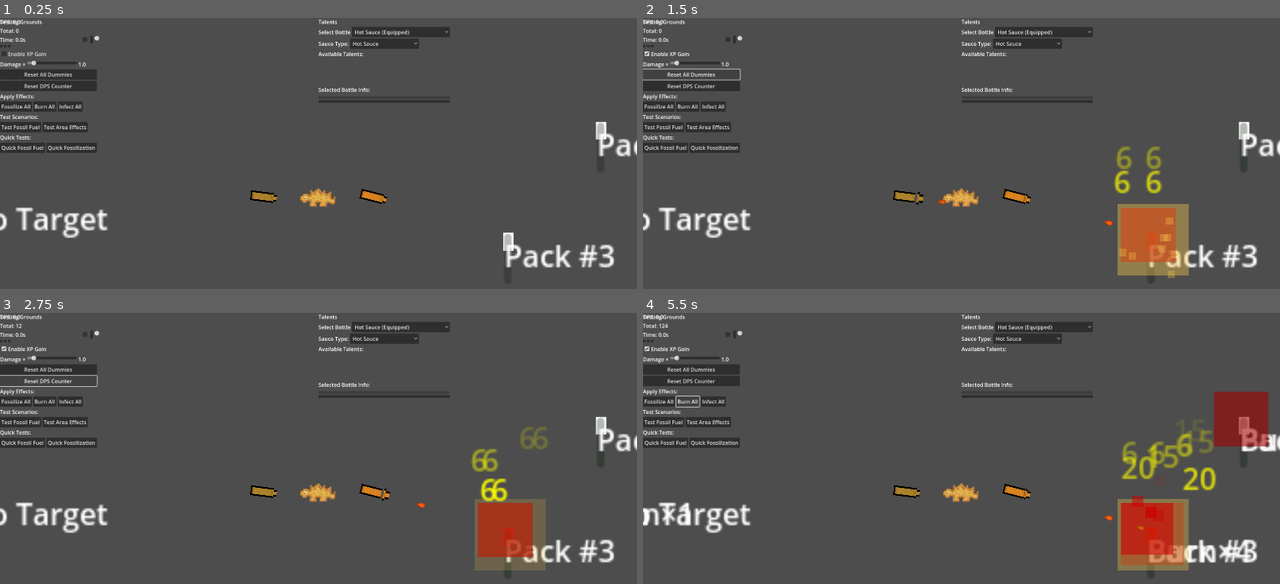
Above: before the commit, frames 1-4 (two rows, left to right).
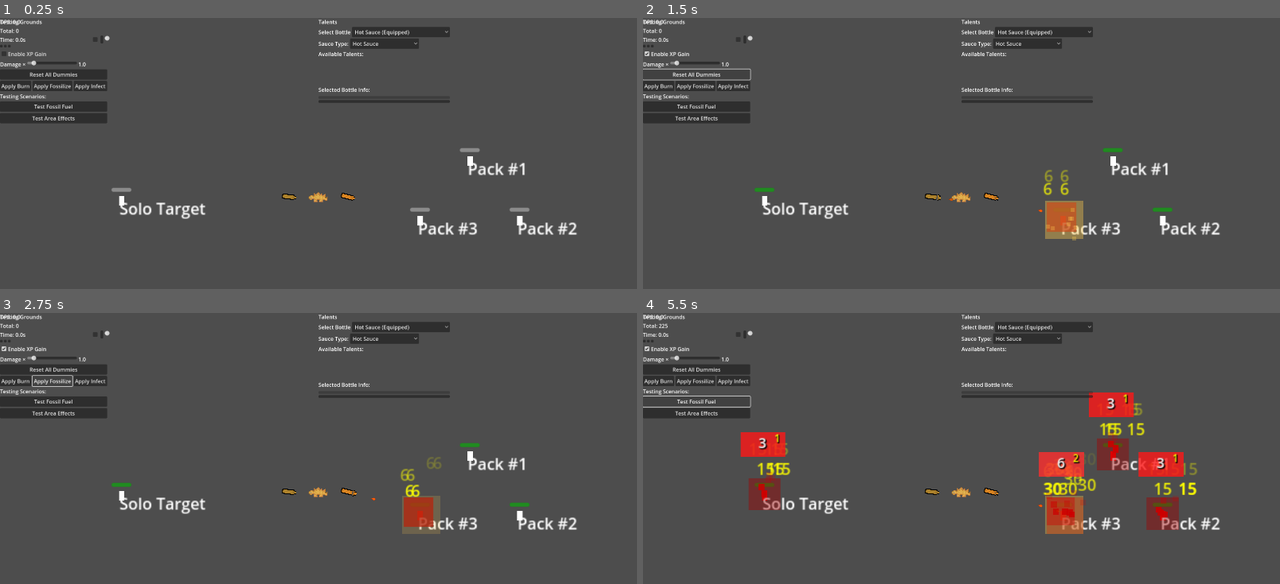
Above: after the commit, the same moments.

Repository: DadImScared/nuggs-and-zuggs-revamped
Game: Godot game, scene res://Scenes/TestingGrounds/testing_grounds.tscn
The game is run twice, just before and just after one commit, with the same random seed, the same clock (stepped at 60 frames per second) and the same inputs. This scene is started directly instead of the project's main scene.
Inputs (mouse positions are in pixels of both pictures, inside the frame that each line leads up to):
- Up to frame 1 (0.25 s): no input
- Up to frame 2 (1.5 s): click "Enable XP Gain" at 0.5 s; click "Reset All Dummies" at 1.25 s
- Up to frame 3 (2.75 s): click (50, 380) at 2 s, where only the run before the commit has a clickable "Reset DPS Counter"
- Up to frame 4 (5.5 s): click (655, 380) at 2.75 s, where only the run after the commit has a clickable "Apply Burn"; click (655, 402) at 3.5 s, where only the run before the commit has a clickable "Fossilize All"; click (693, 380) at 4.25 s, where only the run after the commit has a clickable "Apply Fossilize"; click (687, 402) at 5 s, where only the run before the commit has a clickable "Burn All"

The runs differ from the first frame. In frame 1, 6.1% of the frame differs, in the area x 0-100%, y 6-93%; in frame 2, 9.8%; in frame 3, 9.9%; in frame 4, 16%, in the area x 0-100%, y 3-96%.
Error before the commit: Invalid call. Nonexistent function 'has' in base 'Node (effects_manager.gd)'. (res://Scenes/TestingGrounds/training_dummy.gd:297)
Error after the commit: Invalid call. Nonexistent function 'has' in base 'Node (effects_manager.gd)'. (res://Scenes/TestingGrounds/training_dummy.gd:475)

Commit message:
fix testing grounds zoom

Diff:
--- a/Scenes/TestingGrounds/testing_grounds.gd
+++ b/Scenes/TestingGrounds/testing_grounds.gd
@@ -19,9 +19,29 @@
 var dps_update_interval: float = 0.1  # Update 10x per second
 
 func _ready():
+	setup_testing_camera()
 	setup_testing_dummies()
 	setup_ui_controls()
 	print("🎯 Testing Grounds ready!")
+
+func setup_testing_camera():
+	"""Setup dedicated testing camera with better zoom"""
+	# Disable player camera for testing
+	var player = get_node("Player")
+	if player:
+		var player_camera = player.get_node("Camera2D")
+		if player_camera:
+			player_camera.enabled = false
+
+	# Create testing camera
+	var testing_camera = Camera2D.new()
+	testing_camera.name = "TestingCamera"
+	testing_camera.zoom = Vector2(3.0, 3.0)
+	testing_camera.enabled = true
+	add_child(testing_camera)
+	testing_camera.make_current()
+
+	print("📷 Testing camera activated (zoomed out for better view)")
 
 func setup_testing_dummies():
 	"""Create training dummies in testing formation"""
@@ -86,10 +106,11 @@
 	var damage_value_label = Label.new()
 	damage_value_label.text = "1.0"
 	damage_container.add_child(damage_value_label)
+
+	# Store reference for updating
+	damage_slider.value_changed.connect(func(value): damage_value_label.text = "%.1f" % value)
+
 	testing_panel.add_child(damage_container)
-
-	# Store reference for updating
-	damage_slider.set_meta("value_label", damage_value_label)
 
 	# Reset button
 	var reset_button = Button.new()
@@ -97,74 +118,79 @@
 	reset_button.pressed.connect(_on_reset_all_dummies)
 	testing_panel.add_child(reset_button)
 
-	# DPS Reset button
-	var dps_reset_button = Button.new()
-	dps_reset_button.text = "Reset DPS Counter"
-	dps_reset_button.pressed.connect(_on_reset_dps)
-	testing_panel.add_child(dps_reset_button)
-
-	# Manual effect buttons
-	var effects_label = Label.new()
-	effects_label.text = "Apply Effects:"
-	testing_panel.add_child(effects_label)
-
-	var effects_container = HBoxContainer.new()
-
-	var fossil_button = Button.new()
-	fossil_button.text = "Fossilize All"
-	fossil_button.pressed.connect(func(): _apply_effect_to_all("fossilize"))
-	effects_container.add_child(fossil_button)
+	# Effect testing buttons
+	var effect_container = HBoxContainer.new()
 
 	var burn_button = Button.new()
-	burn_button.text = "Burn All"
-	burn_button.pressed.connect(func(): _apply_effect_to_all("burn"))
-	effects_container.add_child(burn_button)
+	burn_button.text = "Apply Burn"
+	burn_button.pressed.connect(func(): _apply_effect_to_all("burn", 3))
+	effect_container.add_child(burn_button)
+
+	var fossilize_button = Button.new()
+	fossilize_button.text = "Apply Fossilize"
+	fossilize_button.pressed.connect(func(): _apply_effect_to_all("fossilize", 2))
+	effect_container.add_child(fossilize_button)
 
 	var infect_button = Button.new()
-	infect_button.text = "Infect All"
-	infect_button.pressed.connect(func(): _apply_effect_to_all("infect"))
-	effects_container.add_child(infect_button)
-
-	testing_panel.add_child(effects_container)
+	infect_button.text = "Apply Infect"
+	infect_button.pressed.connect(func(): _apply_effect_to_all("infect", 4))
+	effect_container.add_child(infect_button)
+
+	testing_panel.add_child(effect_container)
 
 	# Testing scenario buttons
-	var scenarios_label = Label.new()
-	scenarios_label.text = "Test Scenarios:"
-	testing_panel.add_child(scenarios_label)
-
-	var scenarios_container = HBoxContainer.new()
+	var scenario_container = VBoxContainer.new()
+	var scenario_label = Label.new()
+	scenario_label.text = "Testing Scenarios:"
+	scenario_container.add_child(scenario_label)
 
 	var fossil_fuel_button = Button.new()
 	fossil_fuel_button.text = "Test Fossil Fuel"
-	fossil_fuel_button.pressed.connect(_test_fossil_fuel_scenario)
-	scenarios_container.add_child(fossil_fuel_button)
-
-	var area_test_button = Button.new()
-	area_test_button.text = "Test Area Effects"
-	area_test_button.pressed.connect(_test_area_effects_scenario)
-	scenarios_container.add_child(area_test_button)
-
-	testing_panel.add_child(scenarios_container)
-
-	# Add quick test buttons that use the talent panel
-	var quick_tests_label = Label.new()
-	quick_tests_label.text = "Quick Tests:"
-	testing_panel.add_child(quick_tests_label)
-
-	var quick_tests_container = HBoxContainer.new()
-
-	var fossil_fuel_quick = Button.new()
-	fossil_fuel_quick.text = "Quick Fossil Fuel"
-	fossil_fuel_quick.pressed.connect(_quick_fossil_fuel_test)
-	quick_tests_container.add_child(fossil_fuel_quick)
-
-	var fossilization_quick = Button.new()
-	fossilization_quick.text = "Quick Fossilization"
-	fossilization_quick.pressed.connect(_quick_fossilization_test)
-	quick_tests_container.add_child(fossilization_quick)
-
-	testing_panel.add_child(quick_tests_container)
-
+	fossil_fuel_button.pressed.connect(_test_complete_fossil_fuel_scenario)
+	scenario_container.add_child(fossil_fuel_button)
+
+	var area_effects_button = Button.new()
+	area_effects_button.text = "Test Area Effects"
+	area_effects_button.pressed.connect(_test_area_effects_scenario)
+	scenario_container.add_child(area_effects_button)
+
+	testing_panel.add_child(scenario_container)
+
+# Event handlers
+func _on_xp_toggle(enabled: bool):
+	"""Toggle XP gain for all dummies"""
+	for dummy in all_dummies:
+		dummy.xp_enabled = enabled
+	print("🎓 XP gain %s for all dummies" % ("enabled" if enabled else "disabled"))
+
+func _on_damage_multiplier_changed(value: float):
+	"""Change damage multiplier for all dummies"""
+	for dummy in all_dummies:
+		dummy.damage_multiplier = value
+	print("⚔️ Damage multiplier set to %.1fx" % value)
+
+func _on_reset_all_dummies():
+	"""Reset all dummies to full health and clear effects"""
+	for dummy in all_dummies:
+		dummy.reset_dummy()
+	print("🔄 All dummies reset")
+
+func _apply_effect_to_all(effect_name: String, stacks: int):
+	"""Apply an effect to all dummies for testing"""
+	for dummy in all_dummies:
+		dummy.apply_manual_effect(effect_name, stacks)
+	print("🧪 Applied %dx %s to all dummies" % [stacks, effect_name])
+
+func _on_dummy_damage_dealt(amount: float, source: String):
+	"""Handle damage dealt signal from dummies"""
+	# This gets called whenever any dummy takes damage
+	# Used for aggregate DPS tracking if needed
+
+func _on_talent_applied(talent_name: String, bottle_name: String):
+	"""Handle talent application from talent panel"""
+	print("✨ Talent applied: %s to %s" % [talent_name, bottle_name])
+
+# DPS Display Updates
 func _process(delta: float):
 	"""Update DPS display"""
 	dps_update_timer += delta
@@ -175,103 +201,48 @@
 
 func _update_dps_display():
 	"""Update the DPS display with current stats"""
-	var total_dps: float = 0.0
-	var total_damage: float = 0.0
-	var max_time: float = 0.0
-
-	# Aggregate stats from all dummies
-	for dummy in all_dummies:
-		var stats = dummy.get_damage_stats()
-		total_dps += stats.dps
-		total_damage += stats.total_damage
-		max_time = max(max_time, stats.elapsed_time)
-
-	# Update labels
+	if not solo_dummy or not is_instance_valid(solo_dummy):
+		return
+
+	var stats = solo_dummy.get_damage_stats()
+
 	if dps_label:
-		dps_label.text = "DPS: %.1f" % total_dps
+		dps_label.text = "DPS: %.1f" % stats.dps
+
 	if total_damage_label:
-		total_damage_label.text = "Total: %.0f" % total_damage
+		total_damage_label.text = "Total: %.0f" % stats.total_damage
+
 	if time_label:
-		time_label.text = "Time: %.1fs" % max_time
-
-# Event handlers
-func _on_xp_toggle(enabled: bool):
-	"""Toggle XP gain for all dummies"""
-	for dummy in all_dummies:
-		dummy.xp_enabled = enabled
-	print("🎯 XP gain %s" % ("enabled" if enabled else "disabled"))
-
-func _on_damage_multiplier_changed(value: float):
-	"""Change damage multiplier for all dummies"""
-	for dummy in all_dummies:
-		dummy.damage_multiplier = value
-
-	# Update the value label
-	var slider = get_viewport().gui_get_focus_owner()
-	if slider and slider.has_meta("value_label"):
-		var label = slider.get_meta("value_label")
-		label.text = "%.1f" % value
-
-	print("⚔️ Damage multiplier set to %.1fx" % value)
-
-func _on_reset_all_dummies():
-	"""Reset all dummies to full health"""
-	for dummy in all_dummies:
-		dummy.reset_dummy()
-	print("🔄 All dummies reset")
-
-func _on_reset_dps():
-	"""Reset DPS tracking for all dummies"""
-	for dummy in all_dummies:
-		dummy.total_damage_taken = 0.0
-		dummy.damage_start_time = 0.0
-		dummy.last_damage_time = 0.0
-		dummy.damage_sources.clear()
-	print("📊 DPS counters reset")
-
-func _on_dummy_damage_dealt(amount: float, source: String):
-	"""Handle damage dealt to any dummy"""
-	# This is called whenever any dummy takes damage
-	# DPS display is updated in _process()
-	pass
-
-func _apply_effect_to_all(effect_name: String):
-	"""Apply an effect to all dummies"""
-	for dummy in all_dummies:
-		dummy.apply_manual_effect(effect_name, 1)
-	print("🧪 Applied %s to all dummies" % effect_name)
-
-# Talent Panel Integration
-func _on_talent_applied(bottle: ImprovedBaseSauceBottle, talent: Talent):
-	"""Handle talent application from the talent panel"""
-	print("🎨 Talent '%s' applied to %s" % [talent.talent_name, bottle.sauce_data.sauce_name])
-
-	# Update any displays that show bottle info
-	_update_bottle_displays()
-
-func _update_bottle_displays():
-	"""Update any displays that show current bottle states"""
-	# Refresh talent panel bottle list
-	if talent_panel:
-		talent_panel.refresh_bottle_list()
-
-func _quick_fossil_fuel_test():
-	"""Quick test for fossil fuel functionality"""
-	if talent_panel and talent_panel.quick_test_fossil_fuel():
-		print("🔥 Fossil Fuel applied! Now test on fossilized enemies.")
-		# Apply fossilization to solo dummy for immediate testing
-		if solo_dummy:
-			solo_dummy.apply_manual_effect("fossilize", 1)
-			print("🔶 Solo dummy fossilized for testing")
+		time_label.text = "Time: %.1fs" % stats.elapsed_time
+
+# Talent testing functions
+func _test_fossil_fuel_talent():
+	"""Test applying Fossil Fuel talent"""
+	print("🧪 Testing Fossil Fuel talent application...")
+
+	if talent_panel and talent_panel.has_method("apply_talent_to_bottle"):
+		var success = talent_panel.apply_talent_to_bottle("Fossil Fuel", "Hot Sauce")
+		if success:
+			print("✅ Fossil Fuel applied to Hot Sauce bottle")
+			print("🔬 Now apply fossilization to dummy, then test burn damage")
+			print("💡 Should see 2x burn damage on fossilized targets")
+		else:
+			print("❌ Could not apply Fossil Fuel talent")
 	else:
-		print("❌ Could not apply Fossil Fuel (need Hot Sauce bottle)")
-
-func _quick_fossilization_test():
-	"""Quick test for fossilization functionality"""
-	if talent_panel and talent_panel.quick_test_fossilization():
-		print("🔶 Fossilization talent applied! Test on dummies.")
-	else:
-		print("❌ Could not apply fossilization talent (need Apple Butter bottle)")
+		print("❌ Talent panel not available for testing")
+
+func _test_fossilization_talent():
+	"""Test applying Fossilization talent"""
+	print("🧪 Testing Fossilization talent application...")
+
+	if talent_panel and talent_panel.has_method("apply_talent_to_bottle"):
+		var success = talent_panel.apply_talent_to_bottle("Fossilization", "Apple Butter")
+		if success:
+			print("✅ Fossilization applied to Apple Butter bottle")
+			print("🔬 Apple Butter projectiles should now fossilize targets on hit")
+			print("💡 Test on dummies.")
+		else:
+			print("❌ Could not apply fossilization talent (need Apple Butter bottle)")
 
 # Testing scenarios
 func _test_fossil_fuel_scenario():
--- a/Scenes/TestingGrounds/training_dummy.gd
+++ b/Scenes/TestingGrounds/training_dummy.gd
@@ -8,7 +8,7 @@
 
 # Dummy properties
 var dummy_name: String = "Training Dummy"
-var max_health: float = 1000.0
+var max_health: float = 10000.0
 var health: float = 1000.0
 var base_speed: float = 0.0  # Stationary
 var move_speed: float = 0.0
@@ -24,6 +24,10 @@
 var stacking_effects: Dictionary = {}
 var damage_sources: Dictionary = {}
 
+# Stack indicator system
+var stack_indicator_container: Control
+var stack_indicators: Dictionary = {}  # Track individual stack displays
+
 # DPS tracking
 var total_damage_taken: float = 0.0
 var damage_start_time: float = 0.0
@@ -35,6 +39,7 @@
 
 func _ready():
 	setup_dummy()
+	_setup_stack_indicator()
 	add_to_group("enemies")  # So bottles can target this
 	add_to_group("training_dummies")
 
@@ -54,6 +59,17 @@
 		health_bar.value = health
 
 	print("🎯 %s ready for testing" % dummy_name)
+
+func _setup_stack_indicator():
+	"""Create the stack indicator UI container"""
+	# Create container for stack indicators
+	stack_indicator_container = Control.new()
+	stack_indicator_container.name = "StackIndicatorContainer"
+	add_child(stack_indicator_container)
+
+	# Position above the enemy (adjust Y offset as needed)
+	stack_indicator_container.position = Vector2(0, -60)
+	stack_indicator_container.z_index = 10  # Above other UI elements
 
 # Combat interface (matches real enemies)
 func take_damage_from_source(damage_amount: float, source_bottle_id: String):
@@ -224,7 +240,8 @@
 	if callbacks.has("immediate_effect"):
 		callbacks.immediate_effect.call()
 
-	_update_effect_display()
+	# Update stack indicator instead of text display
+	_update_stack_indicator(effect_name)
 
 	# Emit signal
 	var stack_count = get_total_stack_count(effect_name)
@@ -248,21 +265,176 @@
 		total += stack.value
 	return total
 
+func _get_contributing_bottles(effect_name: String) -> Array:
+	"""Get unique bottle IDs contributing to this effect"""
+	if not stacking_effects.has(effect_name):
+		return []
+
+	var unique_bottles = []
+	for stack in stacking_effects[effect_name]:
+		if not unique_bottles.has(stack.source_id):
+			unique_bottles.append(stack.source_id)
+
+	return unique_bottles
+
+# === STACK INDICATOR SYSTEM ===
+
+func _update_stack_indicator(effect_name: String):
+	"""Update or create stack indicator for a specific effect"""
+	var total_stacks = get_total_stack_count(effect_name)
+	var contributing_bottles = len(_get_contributing_bottles(effect_name))
+
+	if total_stacks > 0:
+		_create_or_update_stack_display(effect_name, total_stacks, contributing_bottles)
+	else:
+		_remove_stack_display(effect_name)
+
+	# Reposition all indicators
+	_reposition_stack_indicators()
+
+func _create_or_update_stack_display(effect_name: String, total_stacks: int, bottle_count: int):
+	"""Create or update the visual display for a stack type"""
+	var indicator_key = effect_name
+
+	# Create new indicator if it doesn't exist
+	if not stack_indicators.has(indicator_key):
+		var stack_display = _create_stack_display_node(effect_name)
+		stack_indicator_container.add_child(stack_display)
+		stack_indicators[indicator_key] = stack_display
+
+	var display_node = stack_indicators[indicator_key]
+
+	# Update the display
+	_update_stack_display_content(display_node, effect_name, total_stacks, bottle_count)
+
+func _create_stack_display_node(effect_name: String) -> Control:
+	"""Create the visual node for a stack indicator"""
+	var container = Control.new()
+	container.name = effect_name + "_indicator"
+
+	# Background panel
+	var bg_panel = ColorRect.new()
+	bg_panel.name = "Background"
+	bg_panel.size = Vector2(45, 25)
+	bg_panel.color = _get_effect_color(effect_name)
+	bg_panel.modulate.a = 0.8
+	container.add_child(bg_panel)
+
+	# Stack count label
+	var stack_label = Label.new()
+	stack_label.name = "StackLabel"
+	stack_label.text = "0"
+	stack_label.add_theme_font_size_override("font_size", 14)
+	stack_label.add_theme_color_override("font_color", Color.WHITE)
+	stack_label.add_theme_color_override("font_shadow_color", Color.BLACK)
+	stack_label.add_theme_constant_override("shadow_offset_x", 1)
+	stack_label.add_theme_constant_override("shadow_offset_y", 1)
+	stack_label.horizontal_alignment = HORIZONTAL_ALIGNMENT_CENTER
+	stack_label.vertical_alignment = VERTICAL_ALIGNMENT_CENTER
+	stack_label.size = Vector2(45, 20)
+	container.add_child(stack_label)
+
+	# Bottle count label (small, top-right)
+	var bottle_label = Label.new()
+	bottle_label.name = "BottleLabel"
+	bottle_label.text = "1"
+	bottle_label.add_theme_font_size_override("font_size", 10)
+	bottle_label.add_theme_color_override("font_color", Color.YELLOW)
+	bottle_label.add_theme_color_override("font_shadow_color", Color.BLACK)
+	bottle_label.add_theme_constant_override("shadow_offset_x", 1)
+	bottle_label.add_theme_constant_override("shadow_offset_y", 1)
+	bottle_label.horizontal_alignment = HORIZONTAL_ALIGNMENT_CENTER
+	bottle_label.vertical_alignment = VERTICAL_ALIGNMENT_CENTER
+	bottle_label.position = Vector2(30, -5)
+	bottle_label.size = Vector2(15, 10)
+	container.add_child(bottle_label)
+
+	return container
+
+func _update_stack_display_content(display_node: Control, effect_name: String, total_stacks: int, bottle_count: int):
+	"""Update the content of an existing stack display"""
+	var stack_label = display_node.get_node("StackLabel")
+	var bottle_label = display_node.get_node("BottleLabel")
+	var bg_panel = display_node.get_node("Background")
+
+	# Update stack count
+	stack_label.text = str(total_stacks)
+
+	# Update bottle count
+	bottle_label.text = str(bottle_count)
+
+	# Update background intensity based on stack count
+	var base_color = _get_effect_color(effect_name)
+	var intensity = min(1.0, total_stacks / 10.0)  # Max intensity at 10 stacks
+	bg_panel.color = base_color.lerp(Color.WHITE, intensity * 0.3)
+
+	# Pulse effect for high stacks
+	if total_stacks >= 8:
+		var tween = bg_panel.create_tween()
+		tween.set_loops()
+		tween.tween_property(bg_panel, "modulate:a", 0.6, 0.5)
+		tween.tween_property(bg_panel, "modulate:a", 1.0, 0.5)
+
+func _get_effect_color(effect_name: String) -> Color:
+	"""Get color for different effect types"""
+	match effect_name:
+		"mutation_infection":
+			return Color.MAGENTA
+		"stacking_burn":
+			return Color.RED
+		"vulnerability_mark":
+			return Color.ORANGE
+		"slow_buildup":
+			return Color.BLUE
+		"damage_amplification":
+			return Color.YELLOW
+		"explosive_stacks":
+			return Color(1.0, 0.5, 0.0)  # Orange-red
+		"burn":
+			return Color.RED
+		"fossilize":
+			return Color(0.6, 0.4, 0.2)  # Brown
+		"infect":
+			return Color.GREEN
+		_:
+			return Color.WHITE
+
+func _remove_stack_display(effect_name: String):
+	"""Remove stack indicator when stacks reach 0"""
+	var indicator_key = effect_name
+
+	if stack_indicators.has(indicator_key):
+		var display_node = stack_indicators[indicator_key]
+		display_node.queue_free()
+		stack_indicators.erase(indicator_key)
+
+func _reposition_stack_indicators():
+	"""Arrange multiple stack indicators in a row"""
+	var x_offset = 0
+	var spacing = 50  # Space between indicators
+
+	for effect_name in stack_indicators.keys():
+		var display_node = stack_indicators[effect_name]
+		display_node.position.x = x_offset
+		x_offset += spacing
+
+	# Center the entire group
+	if stack_indicators.size() > 0:
+		var total_width = (stack_indicators.size() - 1) * spacing + 45
+		var center_offset = -total_width / 2
+
+		for effect_name in stack_indicators.keys():
+			var display_node = stack_indicators[effect_name]
+			display_node.position.x += center_offset
+
+# Legacy text-based display (keep for backwards compatibility)
 func _update_effect_display():
-	"""Update visual effect display"""
+	"""Update visual effect display - now just clears the text since we use indicators"""
 	if not effect_display:
 		return
 
-	var effect_text = ""
-
-	# Show stacking effects with counts
-	for effect_name in stacking_effects:
-		var stacks = stacking_effects[effect_name].size()
-		if stacks > 0:
-			var display_name = effect_name.capitalize()
-			effect_text += "%s×%d " % [display_name, stacks]
-
-	effect_display.text = effect_text.strip_edges()
+	# Clear the text display since we're using visual indicators now
+	effect_display.text = ""
 
 # Testing utility functions
 func reset_dummy():
@@ -279,6 +451,12 @@
 
 	# Reset visuals
 	modulate = Color.WHITE
+
+	# Clear all stack indicators
+	for indicator in stack_indicators.values():
+		if is_instance_valid(indicator):
+			indicator.queue_free()
+	stack_indicators.clear()
 
 	_update_health_bar()
 	_update_effect_display()
@@ -343,4 +521,4 @@
 		# Clean up empty effect
 		if stacks.is_empty():
 			stacking_effects.erase(effect_name)
-			_update_effect_display()
+			_update_stack_indicator(effect_name)  # Update to remove indicator
--- a/Scenes/TestingGrounds/training_dummy.tscn
+++ b/Scenes/TestingGrounds/training_dummy.tscn
@@ -22,13 +22,16 @@
 texture = SubResource("CanvasTexture_mw463")
 
 [node name="HealthBar" type="ProgressBar" parent="."]
-offset_right = 4.0
-offset_bottom = 27.0
+offset_left = -8.0
+offset_top = -9.0
+offset_right = 12.0
+offset_bottom = -5.0
 show_percentage = false
 
 [node name="NameLabel" type="Label" parent="."]
 offset_right = 40.0
 offset_bottom = 23.0
+text = "Name"
 
 [node name="EffectDisplay" type="Label" parent="."]
 offset_right = 40.0
